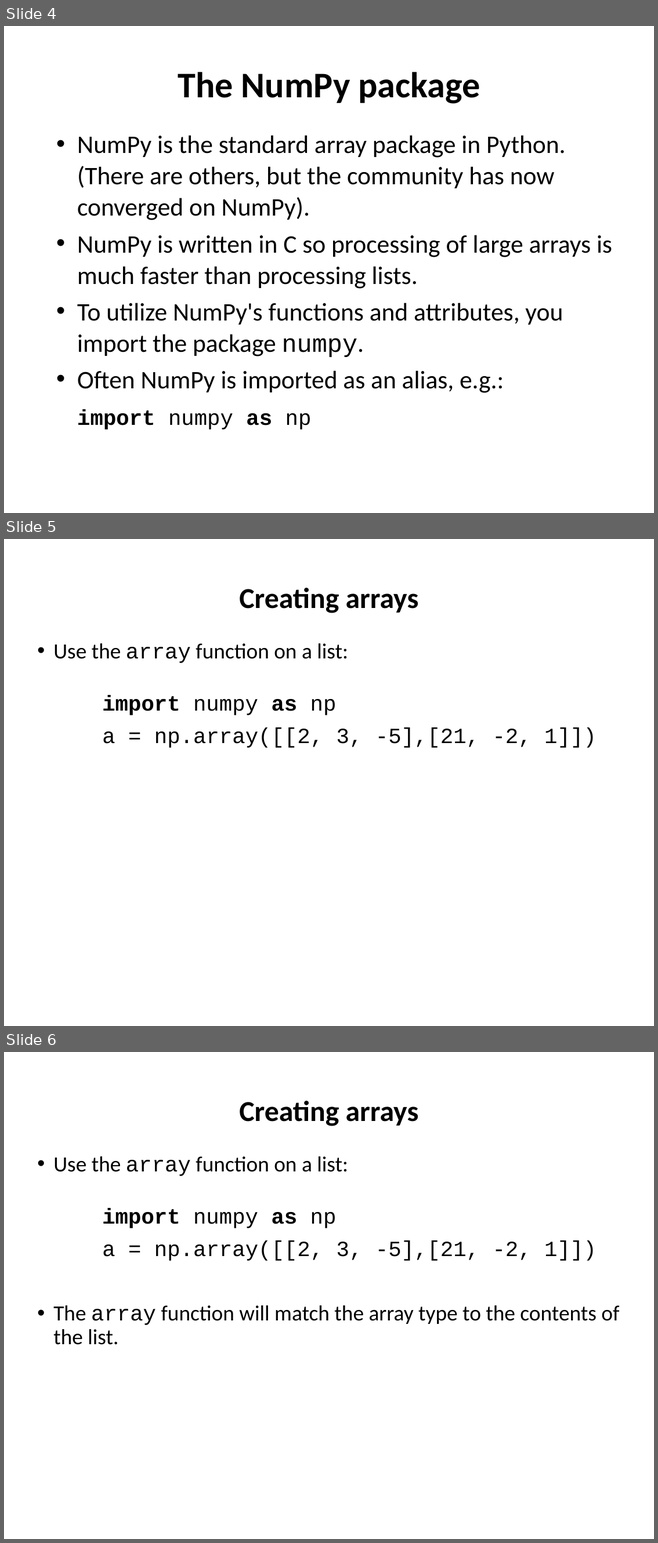
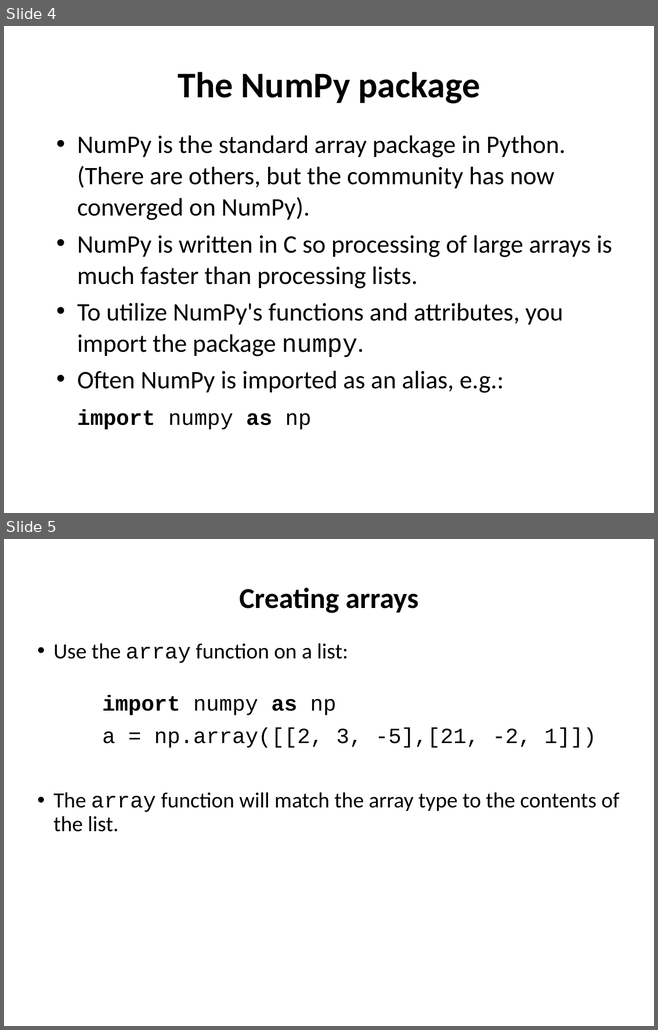
Before and after one commit to ncasuk/ncas-isc, a slide deck: python/presentations/handling_arrays/numpy.pptx. Shown one above the other, each under a label of ours: slides 4, 5 and 6 before the commit, slides 4 and 5 after it. The pictures are 658x1543 and 658x1030 pixels, drawn with LibreOffice and Linux fonts; fonts in the diff are those of the drawing; background and template pictures are left out. Boxes give left, top, right and bottom in pixels: in the first picture for what was removed or moved away, otherwise in the second. Text is boxed around its words. In the diff, an @@ line names an element or a change of style, - is before the commit and + after.

Commit message:
in numpy talk, remove a partial slide, and a couple of other minor tweaks

```diff
--- a/python/presentations/handling_arrays/numpy.pptx
+++ b/python/presentations/handling_arrays/numpy.pptx
@@ slide 5 removed at [4, 539, 654, 1026], background picture (left out) @@
@@ title removed at [239, 588, 419, 613] @@
-Creating arrays
@@ text removed at [53, 643, 596, 748] @@
-• Use the array function on a list:
-import numpy as np
-a = np.array([[2, 3, -5],[21, -2, 1]])
@@ what was slide 6 is now slide 5 @@
```
Also in this commit, not shown: 2 slides changed, 1 other file.
